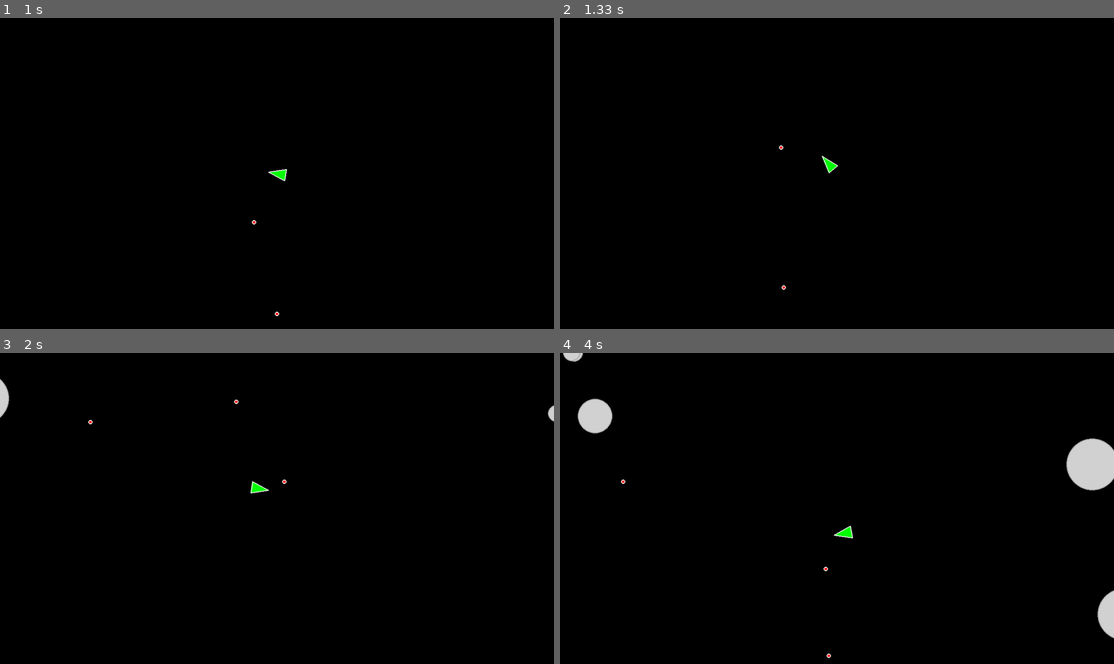
Above: before the commit, frames 1-4 (two rows, left to right).
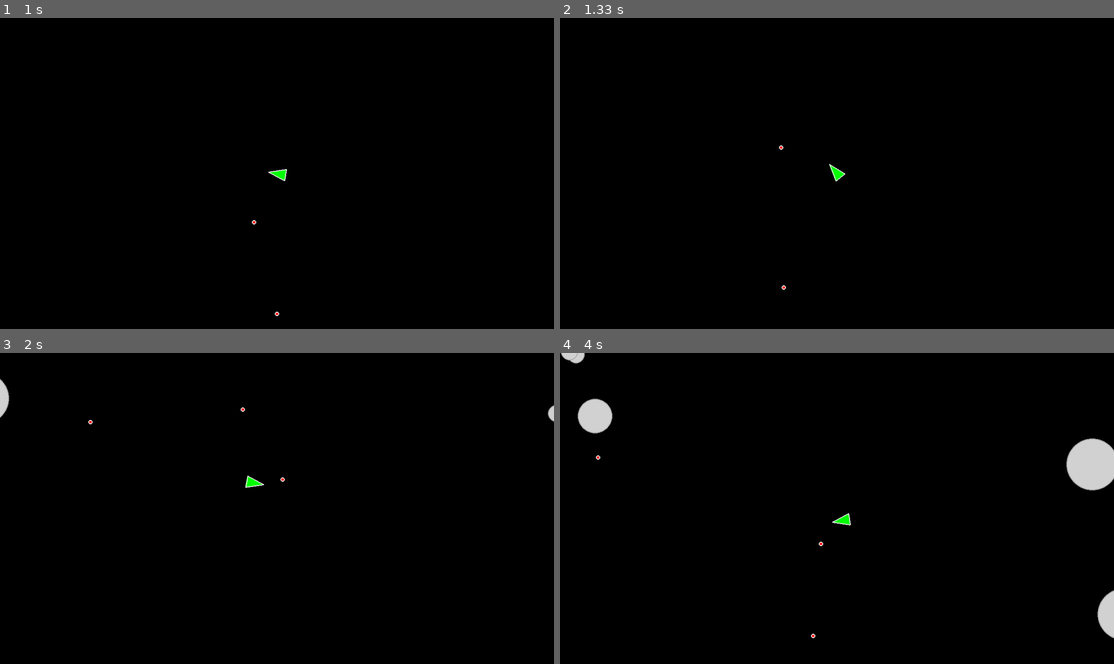
Above: after the commit, the same moments.

Repository: dirtyb1rd/asteroids-pygame
Game: pygame game, started from main.py
Two runs of this game, one before a commit and one after it. Both use one fixed random seed, a clock stepped at 60 frames per second and the inputs below.
Inputs:
- Up to frame 1 (1 s): tap Space at 0.33, 0.73 s; hold D from 0.67 s (still down)
- Up to frame 2 (1.33 s): tap Space at 1.03, 1.23 s; release D at 1.13 s; hold W from 1.17 s (still down)
- Up to frame 3 (2 s): release W at 1.47 s; hold D 1.5-1.97 s; tap Space at 1.57, 1.87 s
- Up to frame 4 (4 s): hold A 2-2.53 s; tap Space at 2.07, 2.37, 2.63, 2.97, 3.27, 3.4, 3.8 s; hold S 2.57-2.87 s; hold A 2.9-3.3 s; hold W 3.33-3.7 s; hold D from 3.73 s (still down)

Frame 1 is identical in both runs. In frame 2, 0.1% of the frame differs, in the area x 47-52%, y 44-53%; in frame 3, 0.2%; in frame 4, 0.3%, in the area x 0-53%, y 0-99%.

Commit message:
inertia and acceleration, README.md

Diff:
--- a/constants.py
+++ b/constants.py
@@ -7,6 +7,8 @@
 PLAYER_TURN_SPEED = 300
 PLAYER_SHOOT_SPEED = 500
 PLAYER_SHOOT_COOLDOWN_SECOND = 0.3
+PLAYER_ACCELERATION = 550
+PLAYER_DRAG = 0.98
 
 ASTEROID_MIN_RADIUS = 20
 ASTEROID_KINDS = 3
--- a/player.py
+++ b/player.py
@@ -7,7 +7,9 @@
     PLAYER_TURN_SPEED,
     PLAYER_SPEED,
     PLAYER_SHOOT_SPEED,
-    PLAYER_SHOOT_COOLDOWN_SECOND
+    PLAYER_SHOOT_COOLDOWN_SECOND,
+    PLAYER_ACCELERATION,
+    PLAYER_DRAG
 )
 
 
@@ -41,17 +43,20 @@
         if keys[pygame.K_d]:
             self.rotate(dt)
         if keys[pygame.K_w]:
-            self.move(dt)
+            self.accelerate(dt)
         if keys[pygame.K_s]:
-            self.move(-dt)
+            self.accelerate(-dt)
         if keys[pygame.K_SPACE]:
             self.shoot()
 
-    def move(self, dt):
+        self.position += self.velocity * dt
+        self.velocity *= PLAYER_DRAG
+
+    def accelerate(self, dt):
         unit_vector = pygame.Vector2(0, 1)
         rotated_vector = unit_vector.rotate(self.rotation)
-        rotated_with_speed_vector = rotated_vector * PLAYER_SPEED * dt
-        self.position += rotated_with_speed_vector
+        acceleration_vector = rotated_vector * PLAYER_ACCELERATION * dt
+        self.velocity += acceleration_vector
 
     def shoot(self):
         if self.timer > 0:
Not shown, changed: README.md
Binary file added: screenshot.png
